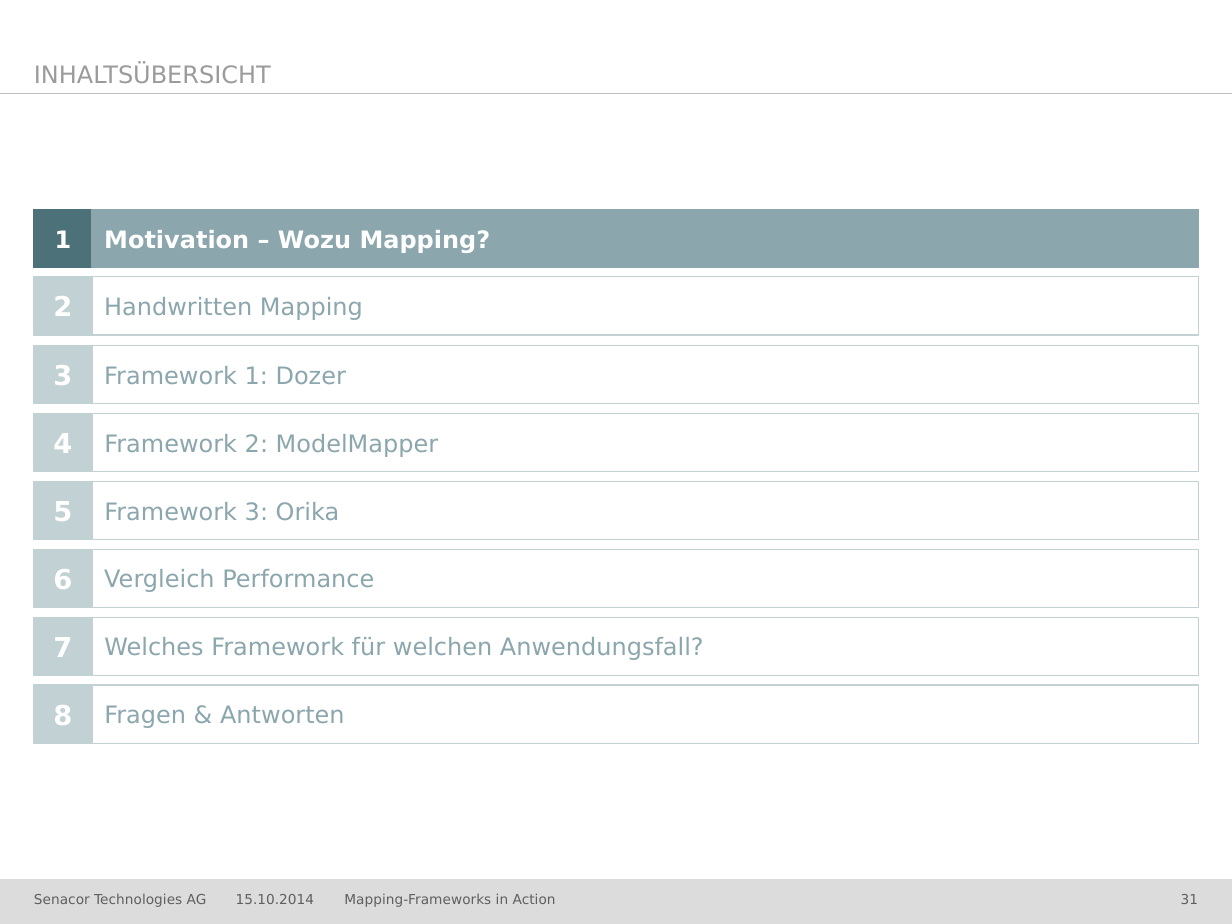
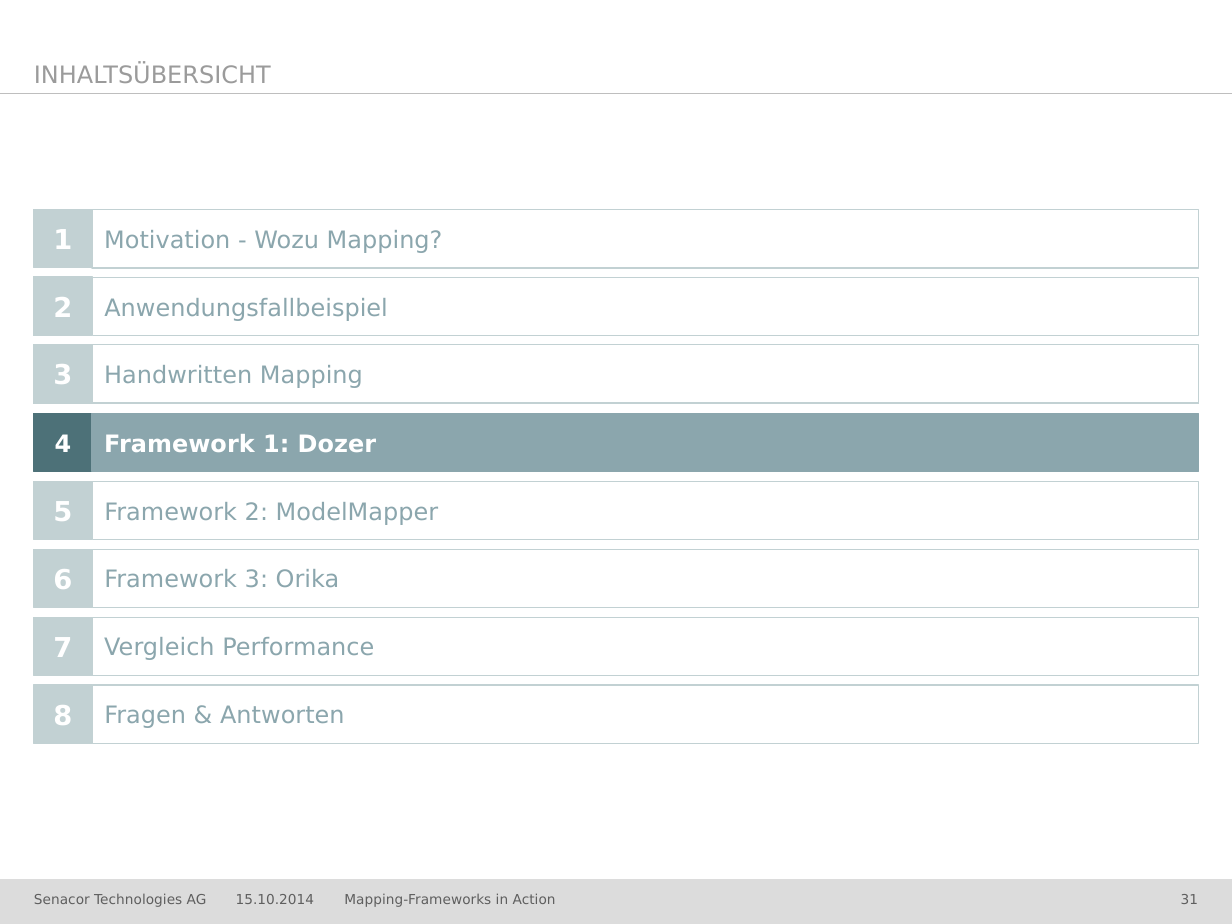
Before and after one commit to jschwalb/Mappings, a slide deck: slide 31 of presentation.pptx. Drawn at 1232x924 pixels with LibreOffice and Linux fonts; fonts in the diff are those of the drawing; background and template pictures are left out. Boxes give left, top, right and bottom in pixels: in the first picture for what was removed or moved away, otherwise in the second. Text is boxed around its words. In the diff, an @@ line names an element or a change of style, - is before the commit and + after.

```diff
--- a/presentation.pptx
+++ b/presentation.pptx
@@ rectangle "1" at (34,209,92,267): size 14 to 16 pt; fill #4D7178 to #C2D1D3; outline #4D7178 0.75 pt to #C2D1D3 0.75 pt @@
@@ rectangle "Motivation - Wozu Mapping?" at (92,209,1199,267): fill #8BA6AD to #FFFFFF; outline #8BA6AD 0.75 pt to #C2D1D3 0.75 pt @@
@@ text in rectangle at (104,230,443,253): text changed; text colour #FFFFFF to #8BA6AD; bold off @@
-Motivation – Wozu Mapping?
+Motivation - Wozu Mapping?
@@ rectangle added at (92,277,1199,335), fill #FFFFFF, outline #C2D1D3 0.75 pt, 14 pt, text #8BA6AD @@
+Anwendungsfallbeispiel
@@ rectangle "4" at (33,414,91,472): size 16 to 14 pt; fill #C2D1D3 to #4D7178; outline #C2D1D3 0.75 pt to #4D7178 0.75 pt @@
@@ rectangle added at (92,414,1199,472), fill #8BA6AD, outline #8BA6AD 0.75 pt, 14 pt, text #FFFFFF, bold @@
+Framework 1: Dozer
@@ 3 rectangles: place and size @@
-3 rectangles at (92,277,1199,607)
+3 rectangles at (92,345,1199,675)
@@ rectangle "Framework 3: Orika": place and size @@
-rectangle "Framework 3: Orika" at (92,482,1199,540)
+rectangle "Framework 3: Orika" at (92,549,1199,607)
@@ rectangle removed at (92,617,1199,675) @@
-Welches Framework für welchen Anwendungsfall?
```
Also in this commit, not shown: 17 other slides changed.
